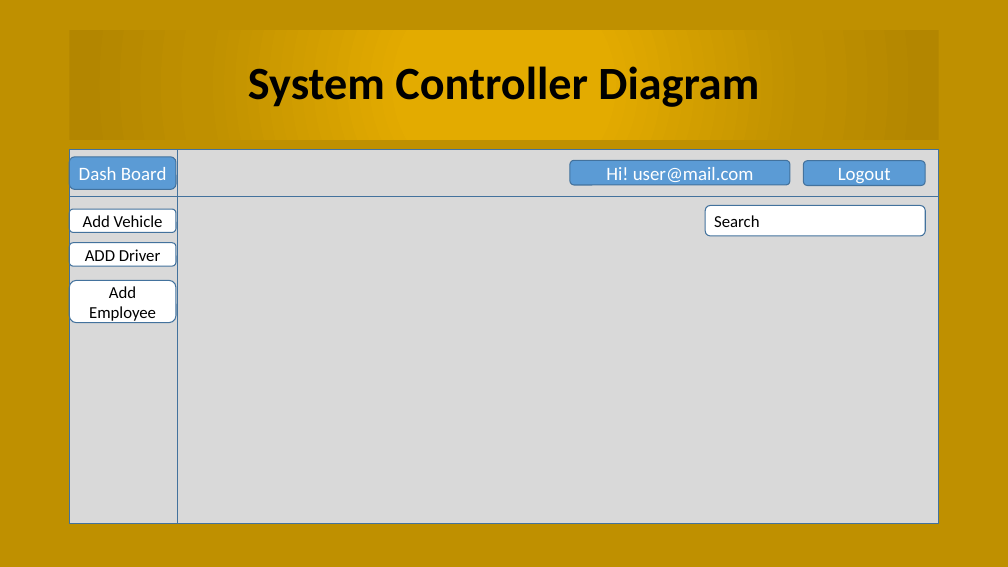
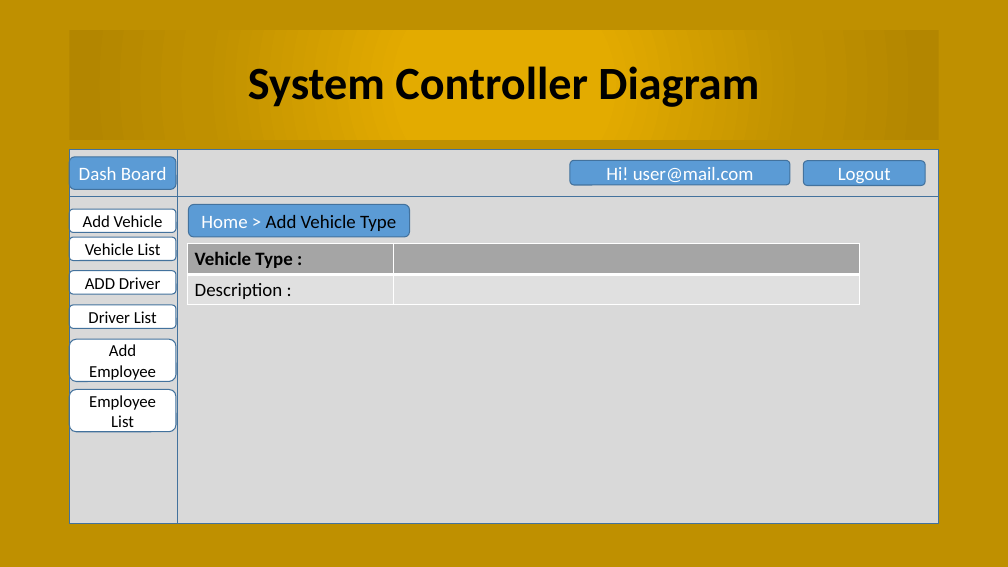
Before and after one commit to chittoranjan/BCCVehicleManagemant, a slide deck: slide 28 of Document/Vehicle Management Presentation.pptx (slide 26 before the commit). Drawn at 1008x567 pixels with LibreOffice and Linux fonts; fonts in the diff are those of the drawing. Boxes give left, top, right and bottom in pixels: in the first picture for what was removed or moved away, otherwise in the second. Text is boxed around its words. In the diff, an @@ line names an element or a change of style, - is before the commit and + after.

```diff
--- a/Document/Vehicle Management Presentation.pptx
+++ b/Document/Vehicle Management Presentation.pptx
@@ rounded rectangle added at [188,204,410,237], fill #5B9BD5, outline #43739E 1 pt, 18 pt, text #000000 @@
+Home > Add Vehicle Type
@@ rounded rectangle removed at [706,206,926,236] @@
-Search
@@ rounded rectangle added at [70,237,176,261], fill #FFFFFF, outline #43739E 1 pt, 16 pt, text #000000 @@
+Vehicle List
@@ table added at [188,243,860,305], 2 rows, 2 columns @@
+Vehicle Type : | 
+Description : | 
@@ rounded rectangle "ADD Driver": place and size @@
-rounded rectangle "ADD Driver" at [70,243,176,266]
+rounded rectangle "ADD Driver" at [70,271,176,294]
@@ rounded rectangle added at [70,305,176,328], fill #FFFFFF, outline #43739E 1 pt, 16 pt, text #000000 @@
+Driver List
@@ rounded rectangle "Add Employee": place and size @@
-rounded rectangle "Add Employee" at [70,281,176,323]
+rounded rectangle "Add Employee" at [70,340,176,382]
@@ rounded rectangle added at [70,389,176,432], fill #FFFFFF, outline #43739E 1 pt, 16 pt, text #000000 @@
+Employee List
```
Also in this commit, not shown: 9 other slides changed, 16 slides added, 4 other files.
